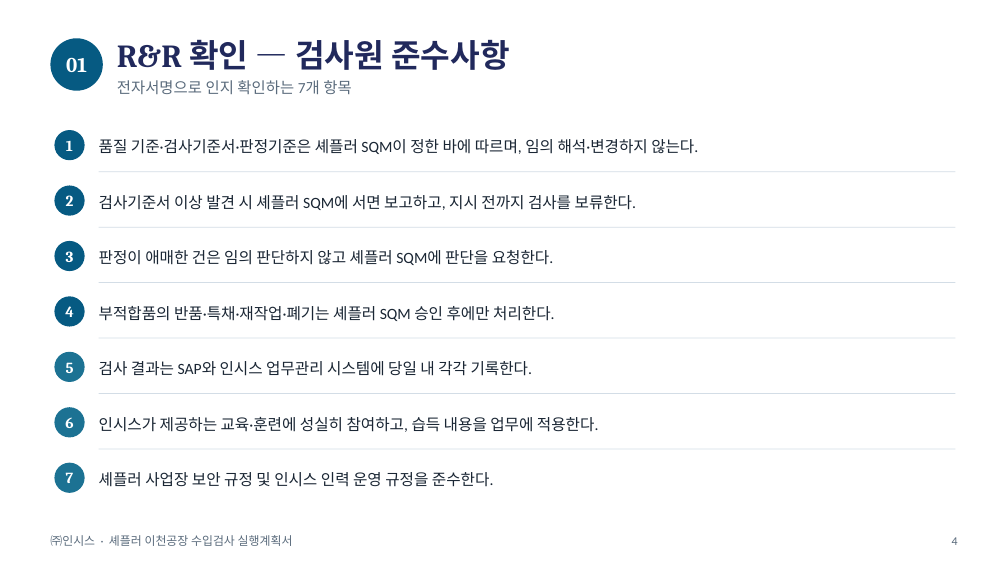
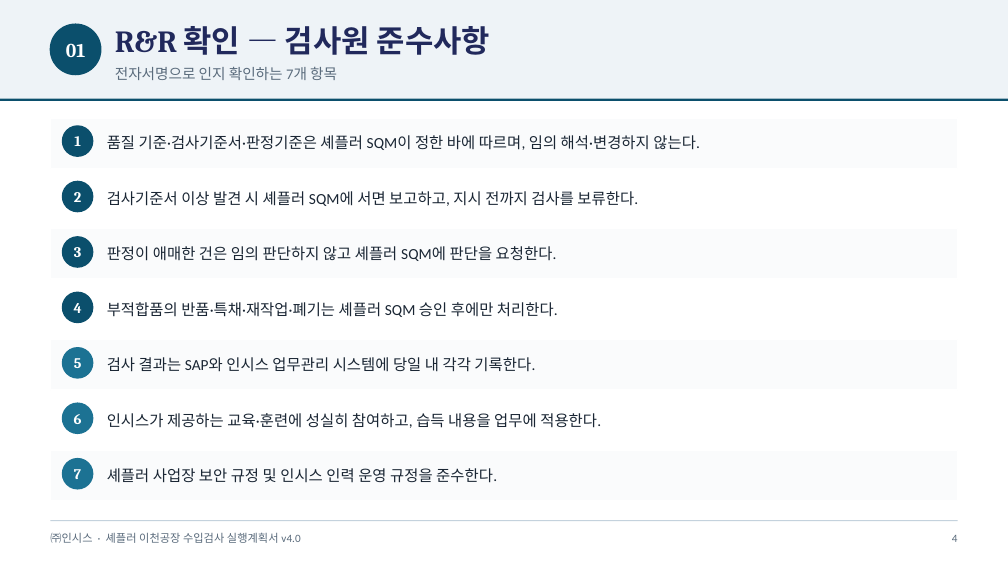
Before and after one commit to Insys-HQ/Insys-review, a slide deck: slide 4 of action_plan.pptx. Drawn at 1008x567 pixels with LibreOffice and Linux fonts; fonts in the diff are those of the drawing. Boxes give left, top, right and bottom in pixels: in the first picture for what was removed or moved away, otherwise in the second. Text is boxed around its words. In the diff, an @@ line names an element or a change of style, - is before the commit and + after.

Commit message:
action_plan.pptx v2.0 - print-optimized light background, 14 slides aligned with ims v8.3

```diff
--- a/action_plan.pptx
+++ b/action_plan.pptx
@@ rectangle added at [0, 0, 1008, 99], fill #EEF3F7 @@
@@ 3 texts, 1 ellipse: place and size @@
-3 texts, 1 ellipse at [50, 38, 510, 94]
+3 texts, 1 ellipse at [50, 24, 490, 80]
@@ text "01" at [66, 43, 85, 57]: size 15 to 14 pt @@
@@ fill #065A82 to #0B4F6C; outline none to #0B4F6C 1 pt in 5 elements at [62, 126, 93, 156], [62, 237, 93, 267], [62, 292, 93, 323], [62, 181, 93, 212], [50, 24, 101, 75] @@
@@ text "R&R 확인 — 검사원 준수사항" at [115, 26, 490, 55]: size 23 to 22 pt @@
@@ size 11 to 10.5 pt in 8 elements at [74, 414, 82, 424], [74, 469, 81, 479], [74, 136, 81, 146], [74, 192, 81, 202], [74, 247, 81, 257], [74, 303, 82, 313], [74, 358, 82, 368], [115, 67, 337, 80] @@
@@ rectangle added at [0, 99, 1008, 101], fill #0B4F6C @@
@@ fill #D3DDE6 to #FAFBFC; outline none to #FFFFFF 1 pt in 4 elements at [50, 451, 958, 501], [50, 229, 958, 279], [50, 340, 958, 390], [50, 118, 958, 168] @@
@@ rectangle: place and size @@
-rectangle at [99, 171, 956, 172]
+rectangle at [50, 118, 958, 168]
@@ text "품질 기준·검사기준서·판정기준은 셰플러 SQM이 정한 ...": place and size @@
-text "품질 기준·검사기준서·판정기준은 셰플러 SQM이 정한 ..." at [99, 139, 698, 154]
+text "품질 기준·검사기준서·판정기준은 셰플러 SQM이 정한 ..." at [107, 135, 700, 150]
@@ text "검사기준서 이상 발견 시 셰플러 ...": place and size @@
-text "검사기준서 이상 발견 시 셰플러 ..." at [99, 195, 636, 210]
+text "검사기준서 이상 발견 시 셰플러 ..." at [107, 191, 638, 206]
@@ 7 texts, 7 ellipses: place and size @@
-7 texts, 7 ellipses at [54, 130, 85, 493]
+7 texts, 7 ellipses at [62, 126, 93, 489]
@@ rectangle: place and size @@
-rectangle at [99, 227, 956, 228]
+rectangle at [50, 229, 958, 279]
@@ text "판정이 애매한 건은 임의 판단하지 ...": place and size @@
-text "판정이 애매한 건은 임의 판단하지 ..." at [99, 250, 553, 265]
+text "판정이 애매한 건은 임의 판단하지 ..." at [107, 246, 557, 261]
@@ rectangle removed at [99, 282, 956, 283] @@
@@ text "부적합품의 반품·특채·재작업·폐기는 셰플러 SQM 승인 ...": place and size @@
-text "부적합품의 반품·특채·재작업·폐기는 셰플러 SQM 승인 ..." at [99, 306, 554, 321]
+text "부적합품의 반품·특채·재작업·폐기는 셰플러 SQM 승인 ..." at [107, 302, 558, 317]
@@ rectangle: place and size @@
-rectangle at [99, 338, 956, 339]
+rectangle at [50, 340, 958, 390]
@@ outline none to #1C7293 1 pt in 3 elements at [62, 403, 93, 433], [62, 459, 93, 489], [62, 348, 93, 378] @@
@@ size 11.2 to 11 pt in 7 elements at [107, 413, 601, 428], [107, 468, 497, 483], [107, 135, 700, 150], [107, 191, 638, 206], [107, 246, 557, 261], [107, 302, 558, 317], [107, 357, 535, 372] @@
@@ text "검사 결과는 SAP와 인시스 업무관리 ...": place and size @@
-text "검사 결과는 SAP와 인시스 업무관리 ..." at [99, 361, 533, 376]
+text "검사 결과는 SAP와 인시스 업무관리 ..." at [107, 357, 535, 372]
@@ rectangle removed at [99, 393, 956, 394] @@
@@ text "인시스가 제공하는 교육·훈련에 성실히 참여하고, ...": place and size @@
-text "인시스가 제공하는 교육·훈련에 성실히 참여하고, ..." at [99, 417, 598, 432]
+text "인시스가 제공하는 교육·훈련에 성실히 참여하고, ..." at [107, 413, 601, 428]
@@ rectangle: place and size @@
-rectangle at [99, 449, 956, 450]
+rectangle at [50, 451, 958, 501]
@@ text "셰플러 사업장 보안 규정 및 ...": place and size @@
-text "셰플러 사업장 보안 규정 및 ..." at [99, 472, 494, 487]
+text "셰플러 사업장 보안 규정 및 ..." at [107, 468, 497, 483]
@@ text at [50, 532, 300, 543]: text changed; size 8.5 to 8 pt @@
-㈜인시스 · 셰플러 이천공장 수입검사 실행계획서
+㈜인시스 · 셰플러 이천공장 수입검사 실행계획서 v4.0
@@ rectangle added at [50, 520, 958, 521], fill #C4D2DD @@
@@ text "4" at [952, 535, 958, 542]: size 8.5 to 8 pt @@
```
Also in this commit, not shown: 11 other slides changed, 2 slides added, 1 slide removed.
